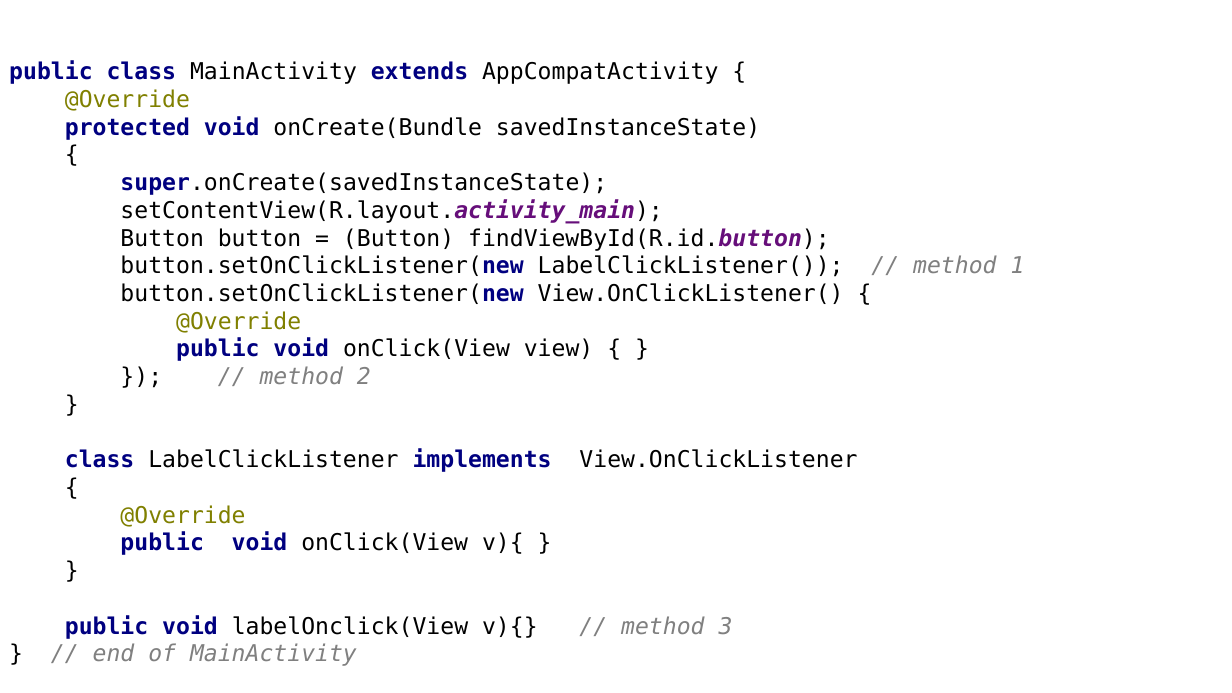
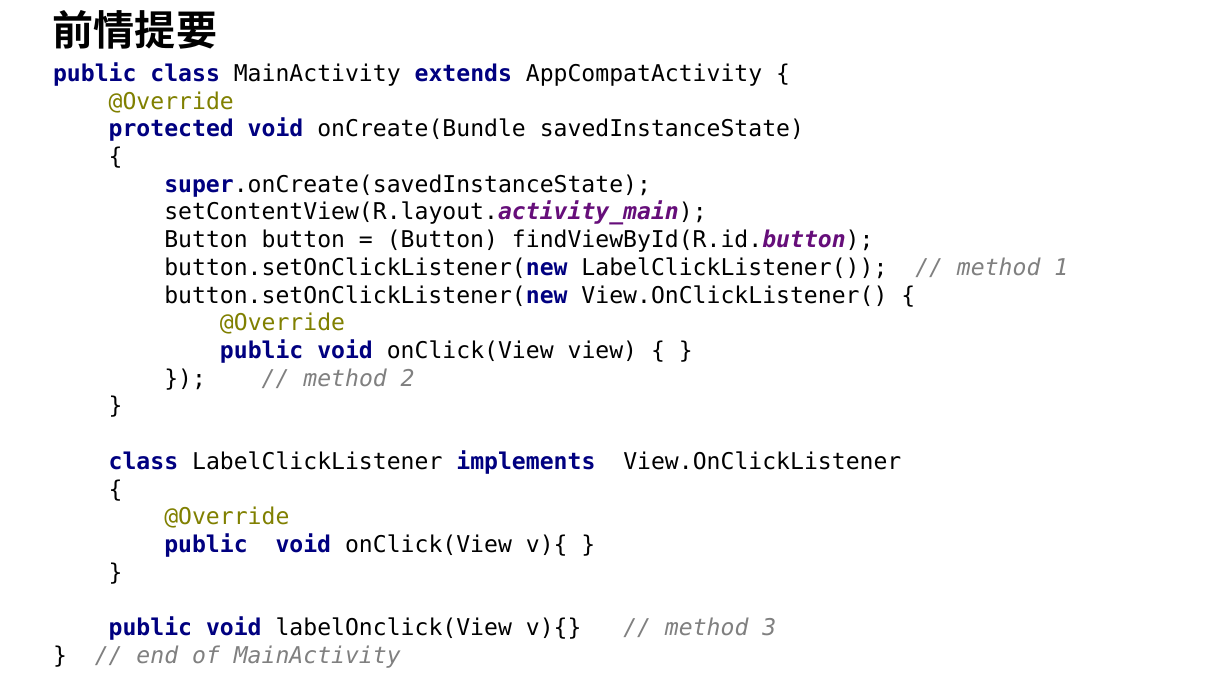
Before and after one commit to tanglw2020/android-class, a slide deck: slide 1 of android views 2.pptx (slide 3 before the commit). Drawn at 1232x693 pixels with LibreOffice and Linux fonts; fonts in the diff are those of the drawing. Boxes give left, top, right and bottom in pixels: in the first picture for what was removed or moved away, otherwise in the second. Text is boxed around its words. In the diff, an @@ line names an element or a change of style, - is before the commit and + after.

Commit message:
feat: add activity and intent pptx

```diff
--- a/android views 2.pptx
+++ b/android views 2.pptx
@@ text added at (53, 10, 217, 49), 32 pt, text #000000, bold @@
+前情提要
@@ text "public class MainActivity extends AppCompatActivity ...": place and size @@
-text "public class MainActivity extends AppCompatActivity ..." at (9, 60, 1025, 666)
+text "public class MainActivity extends AppCompatActivity ..." at (53, 62, 1068, 668)
```
Also in this commit, not shown: 2 other slides changed, 2 other files.
